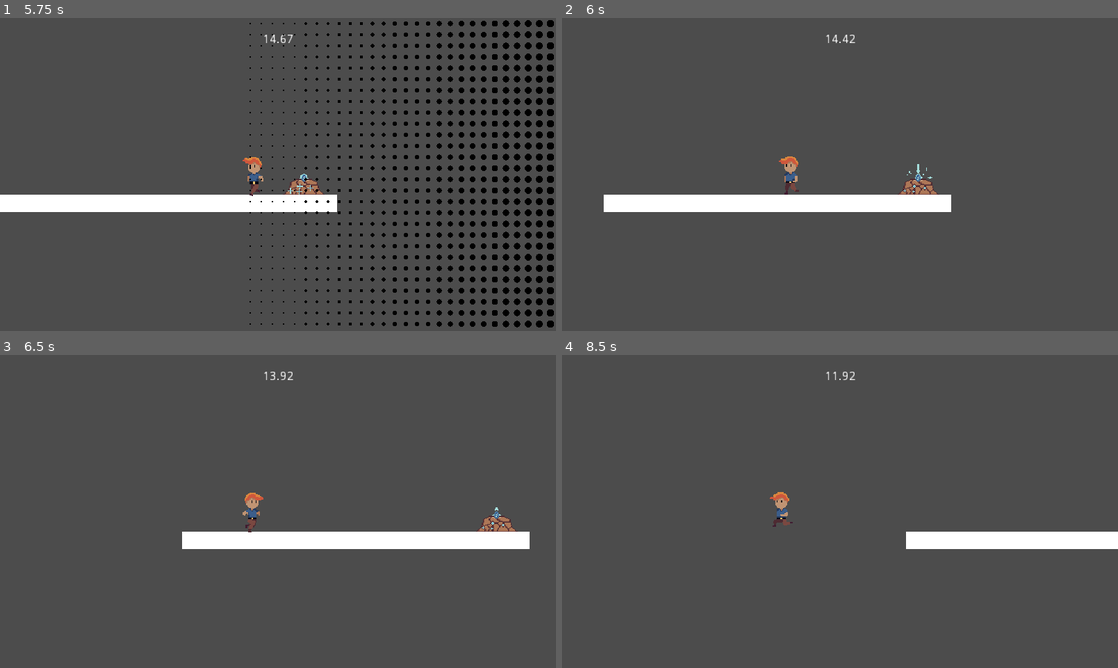
Above: before the commit, frames 1-4 (two rows, left to right).
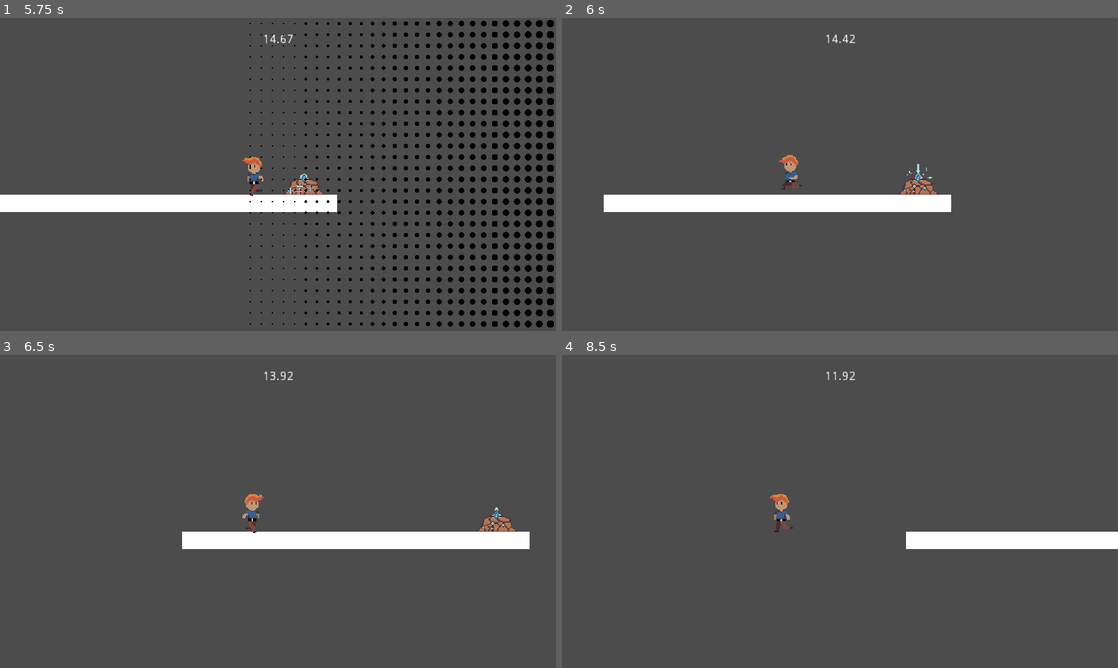
Above: after the commit, the same moments.

Repository: zcarter95/GodotWildJam49
Game: Godot game, scene res://scenes/main/main.tscn
Same seed, same stepped clock (60 frames per second), same inputs: the game is played once before the commit and once after it.
Inputs:
- Up to frame 1 (5.75 s): click "Start" at 0.5 s; hold Shift (dash) 1.28-2.03 s; hold D (move_right) 1.28-2.78 s; tap W (move_up) at 1.52, 2.27, 3.77, 4.52, 5.27 s; tap Shift (dash) at 2.1, 3.6, 5.1 s; hold A (move_left) 2.78-3.53 s; hold Shift (dash) 2.78-3.53 s; hold D (move_right) 3.53-5.03 s; hold Shift (dash) 4.28-5.03 s; hold A (move_left) from 5.03 s (still down)
- Up to frame 2 (6 s): release A (move_left) at 5.78 s; hold D (move_right) from 5.78 s (still down); hold Shift (dash) from 5.78 s (still down)
- Up to frame 3 (6.5 s): keep holding D (move_right); keep holding Shift (dash)
- Up to frame 4 (8.5 s): release D (move_right) at 6.53 s; release Shift (dash) at 6.53 s; hold A (move_left) 6.53-8.03 s; tap Shift (dash) at 6.6, 8.1 s; tap W (move_up) at 6.77, 7.52, 8.27 s; hold Shift (dash) 7.28-8.03 s; hold D (move_right) from 8.03 s (still down)

Frame 1 is identical in both runs. In frame 2, 0.1% of the frame differs, in the area x 39-44%, y 43-57%; in frame 3, 0.1%; in frame 4, 0.2%, in the area x 37-42%, y 43-57%.

Commit message:
fixed animations

Diff:
--- a/scenes/main/main.gd
+++ b/scenes/main/main.gd
@@ -49,7 +49,7 @@
 	if cur_scene is Level:
 		cur_scene.connect("checkpoint_reached", self, "checkpoint_reached")
 		cur_scene.connect("respawn", self, "respawn")
-		if reset_checkpoint:
+		if reset_checkpoint or checkpoint == -1:
 			checkpoint = -1
 			cur_scene.spawn_at_start()
 		else:
--- a/scenes/player/player.gd
+++ b/scenes/player/player.gd
@@ -20,7 +20,7 @@
 var dash_left: bool
 
 onready var cam := $Camera2D
-onready var animatedSprite := $AnimatedSprite
+onready var sprite := $AnimatedSprite
 
 
 func _physics_process(delta: float) -> void:
@@ -29,12 +29,8 @@
 			var input := Input.get_axis("move_left", "move_right")
 			if input == 0.0:
 				velocity.x = move_toward(velocity.x, 0.0, friction * delta)
-				if is_on_floor():
-					animatedSprite.animation = "Idle"
 			else:
 				velocity.x = move_toward(velocity.x, input * max_speed, acceleration * delta)
-				if is_on_floor():
-					animatedSprite.animation = "Run"
 
 			if is_on_floor():
 				jump_num = 0
@@ -50,18 +46,20 @@
 				state = State.DEAD
 				emit_signal("died")
 
-			var is_jumping := false
-			var is_falling := false
-			if !is_on_floor() and velocity.y <= 0:
-				is_jumping = true
-			elif !is_on_floor() and velocity.y >= 0:
-				is_falling = true
+			if is_on_floor():
+				if velocity.x == 0:
+					sprite.play("Idle")
+				else:
+					sprite.play("Run")
+					sprite.flip_h = velocity.x < 0
+			else:
+				if velocity.y < 0:
+					sprite.play("Jump")
+				else:
+					sprite.play("Fall")
+				if not velocity.x == 0:
+					sprite.flip_h = velocity.x < 0
 
-			if is_jumping:
-				animatedSprite.animation = "Jump"
-			if is_falling:
-				animatedSprite.animation = "Fall"
-			flip_sprite(velocity.x)
 		State.DASH:
 			if dash_left:
 				move_and_slide(Vector2.LEFT * dash_speed, Vector2.UP)
@@ -74,15 +72,8 @@
 		State.DEFAULT:
 			if event.is_action_pressed("dash"):
 				state = State.DASH
-				dash_left = animatedSprite.flip_h
+				dash_left = sprite.flip_h
 				$Dash.start()
-
-
-func flip_sprite(velocity_x: float) -> void:
-	if velocity_x < 0:
-		animatedSprite.flip_h = true
-	elif velocity_x > 0:
-		animatedSprite.flip_h = false
 
 
 func _on_Dash_timeout() -> void:
